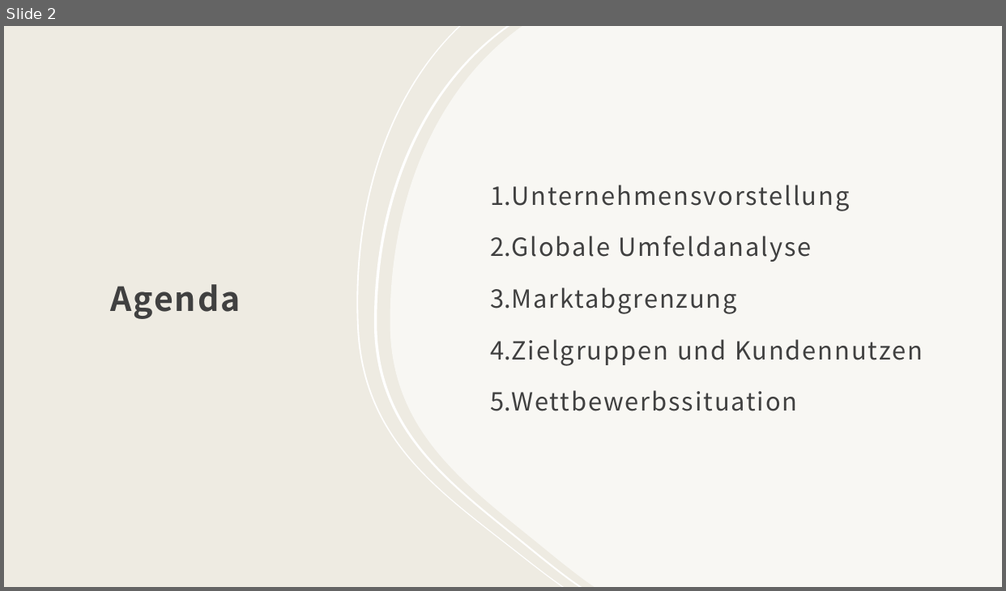
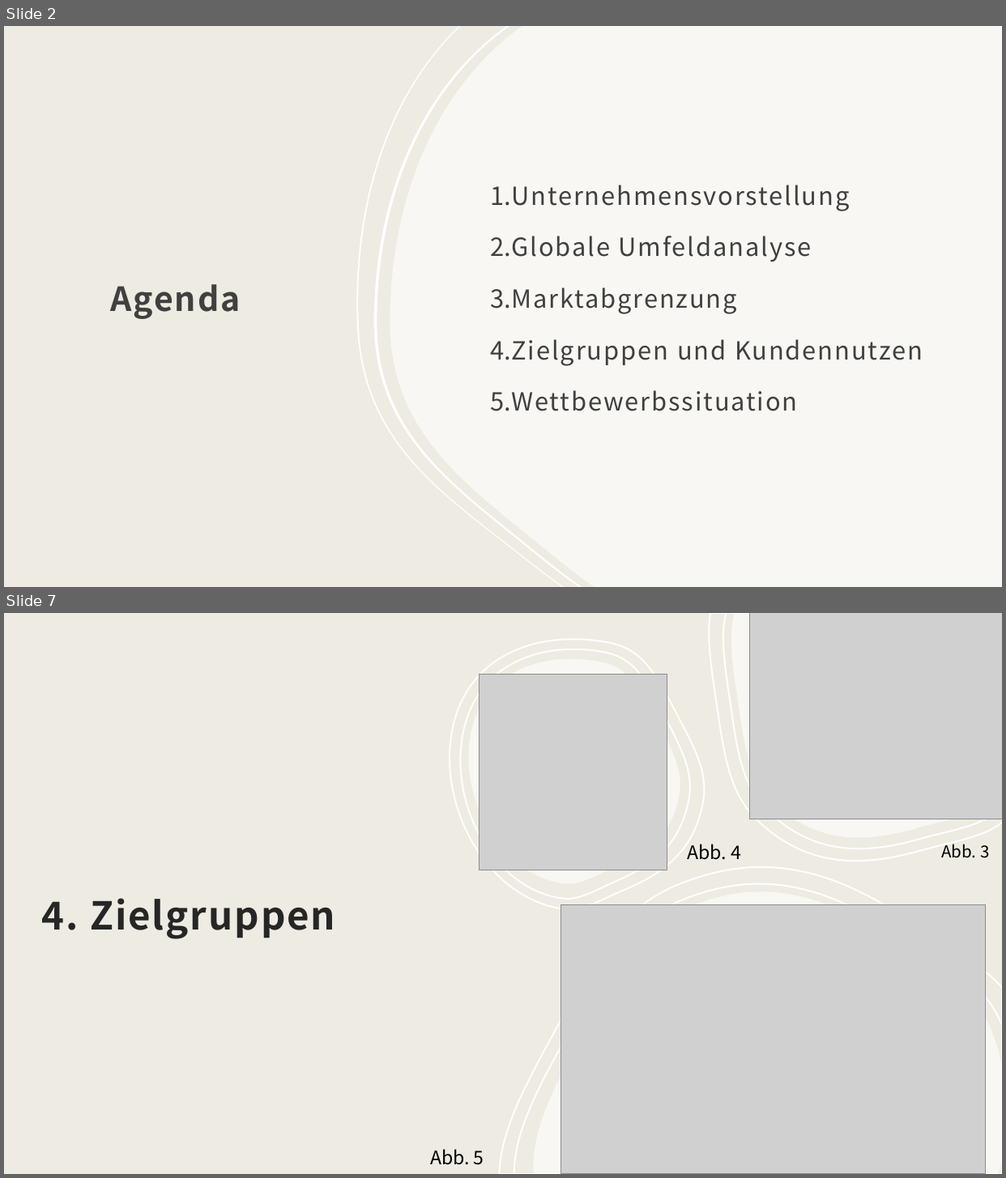
Before and after one commit to therealossi/Marketing, a slide deck: Teil2/Teil2.pptx. Shown one above the other, each under a label of ours: slide 2 before the commit, slides 2 and 7 after it; the slides between them are not shown. The pictures are 1006x591 and 1006x1178 pixels, drawn with LibreOffice and Linux fonts; fonts in the diff are those of the drawing; grey boxes stand for pictures. Boxes give left, top, right and bottom in pixels: in the first picture for what was removed or moved away, otherwise in the second. Text is boxed around its words. In the diff, an @@ line names an element or a change of style, - is before the commit and + after.

```diff
--- a/Teil2/Teil2.pptx
+++ b/Teil2/Teil2.pptx
@@ slide 7 added at <box>4,613,1002,1174</box>, background #EEEBE2; not listed: 4 template elements that a slide beside it also shows @@
@@ rectangle added at <box>4,613,1002,1174</box>, fill #EEEBE2 @@
@@ freeform shape added at <box>710,613,1002,861</box>, outline #FFFFFF 1.5 pt @@
@@ freeform shape added at <box>723,613,1002,849</box>, outline #FFFFFF 1.5 pt @@
@@ freeform shape added at <box>731,613,1002,837</box>, fill #FFFFFF at 60% opacity @@
@@ picture added at <box>750,613,1002,820</box> @@
@@ freeform shape added at <box>450,639,704,909</box>, outline #FFFFFF 1.5 pt @@
@@ freeform shape added at <box>461,649,691,898</box>, outline #FFFFFF 1.5 pt @@
@@ freeform shape added at <box>469,658,681,884</box>, fill #FFFFFF at 60% opacity @@
@@ picture added at <box>479,675,667,871</box> @@
@@ text added at <box>688,844,742,860</box>, 18 pt, text #000000 @@
+Abb. 4
@@ text added at <box>941,844,989,858</box>, 16 pt, text #000000 @@
+Abb. 3
@@ freeform shape added at <box>500,867,1002,1174</box>, outline #FFFFFF 1.5 pt @@
@@ text added at <box>41,898,335,939</box>, 37 pt, text #262626, bold @@
+4. Zielgruppen
@@ freeform shape added at <box>514,884,1002,1174</box>, outline #FFFFFF 1.5 pt @@
@@ freeform shape added at <box>533,892,1002,1174</box>, fill #FFFFFF at 60% opacity @@
@@ picture added at <box>561,905,986,1174</box> @@
@@ text added at <box>430,1149,484,1165</box>, 18 pt, text #000000 @@
+Abb. 5
```
Also in this commit, not shown: 4 slides changed, 2 other slides added, 4 other files.
